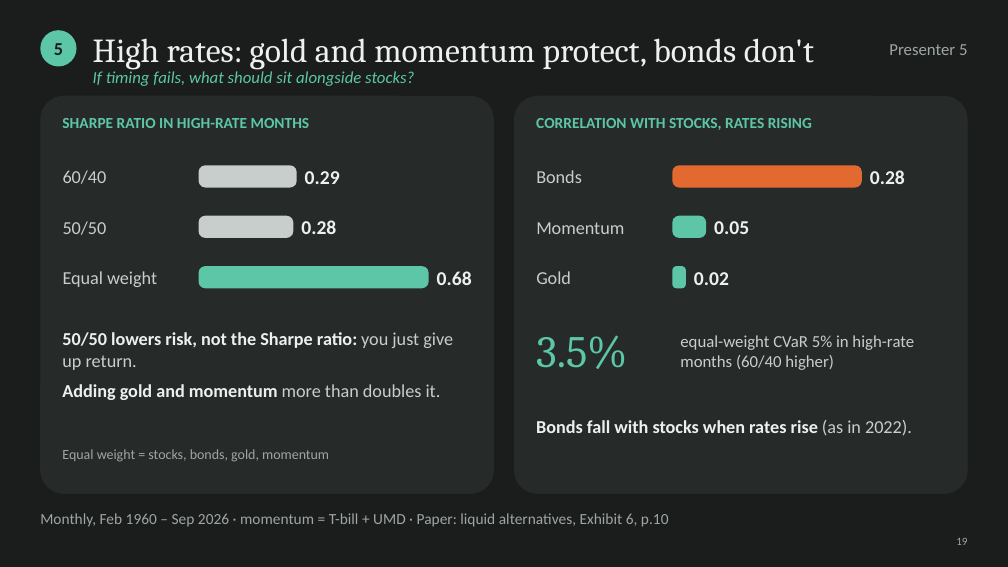
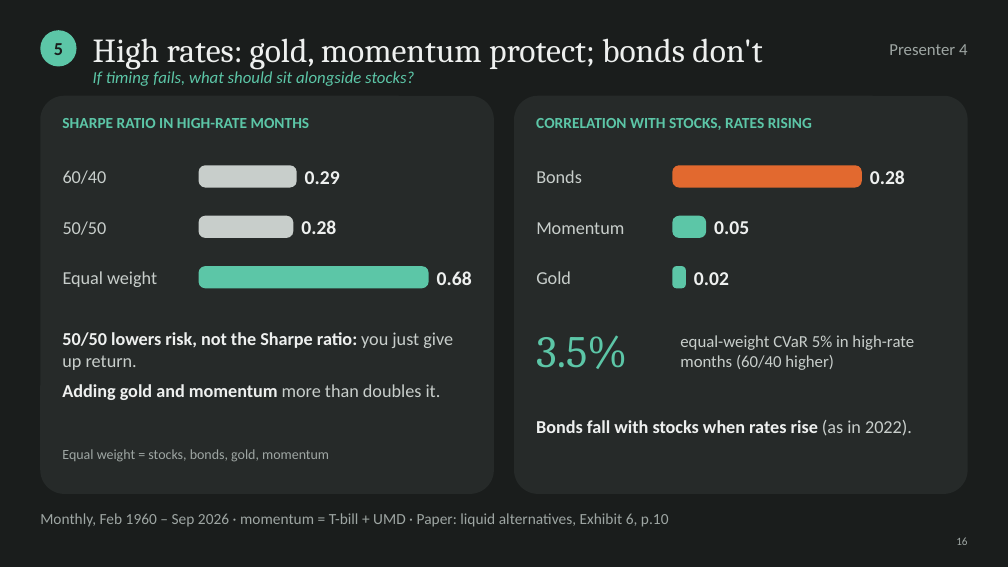
Before and after one commit to cyee02/MQF, a slide deck: slide 16 of QF600/Final Assignment/04 - Presentation Slides Group 6.pptx (slide 20 before the commit). Drawn at 1008x567 pixels with LibreOffice and Linux fonts; fonts in the diff are those of the drawing. Boxes give left, top, right and bottom in pixels: in the first picture for what was removed or moved away, otherwise in the second. Text is boxed around its words. In the diff, an @@ line names an element or a change of style, - is before the commit and + after.

```diff
--- a/QF600/Final Assignment/04 - Presentation Slides Group 6.pptx
+++ b/QF600/Final Assignment/04 - Presentation Slides Group 6.pptx
@@ text at (93, 38, 762, 70): text changed @@
-High rates: gold and momentum protect, bonds don't
+High rates: gold, momentum protect; bonds don't
@@ text at (889, 44, 967, 55): text changed @@
-Presenter 5
+Presenter 4
@@ text at (956, 537, 967, 545): text changed @@
-19
+16
```
Also in this commit, not shown: 23 other slides changed, 7 other files.
